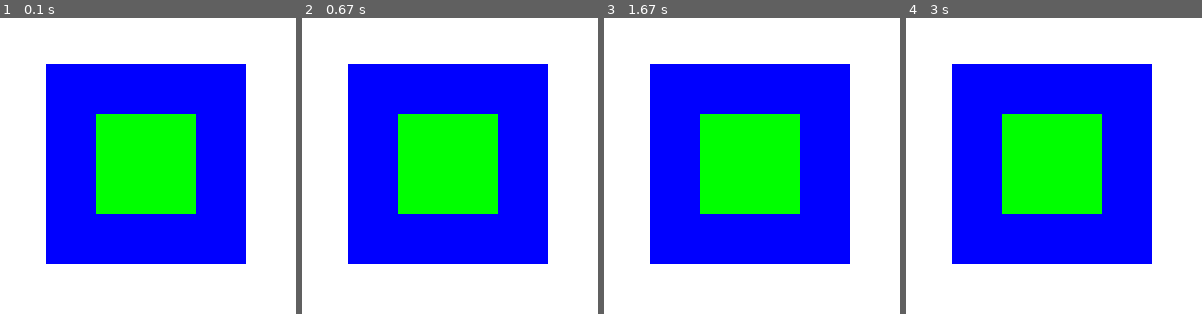
Above: before the commit, frames 1-4 (left to right).
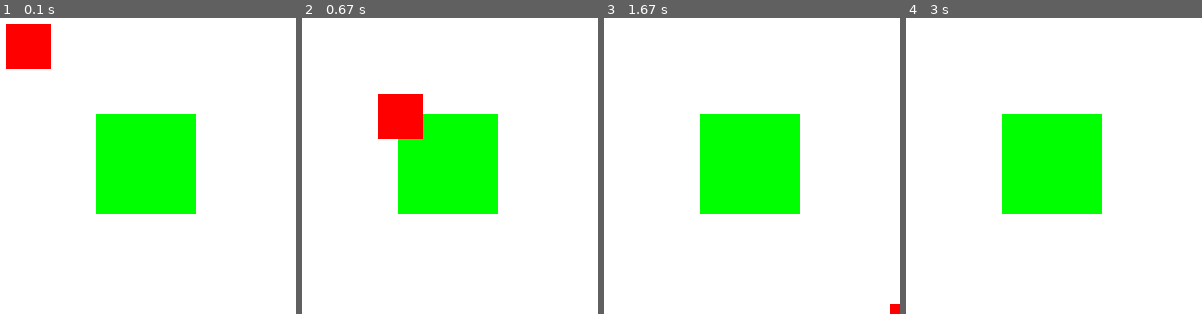
Above: after the commit, the same moments.

Repository: DiegoDenzer/testesPyGame
Game: pygame game, started from main.py
Same seed, same stepped clock (60 frames per second), same inputs: the game is played once before the commit and once after it.
Inputs (mouse positions are in pixels of both pictures, inside the frame that each line leads up to):
- Up to frame 1 (0.1 s): no input
- Up to frame 2 (0.67 s): press the mouse at (376, 166) at 0.37 s; move the mouse to (426, 198) at 0.47 s; release the mouse at (476, 231) at 0.6 s
- Up to frame 3 (1.67 s): press the mouse at (678, 166) at 0.7 s; move the mouse to (731, 177) at 0.8 s; release the mouse at (784, 189) at 0.93 s; press the mouse at (678, 166) at 1.03 s; move the mouse to (707, 204) at 1.13 s; release the mouse at (737, 242) at 1.27 s; press the mouse at (678, 166) at 1.37 s; move the mouse to (752, 186) at 1.47 s; release the mouse at (826, 210) at 1.6 s
- Up to frame 4 (3 s): press the mouse at (980, 166) at 1.7 s; move the mouse to (1068, 204) at 1.8 s; release the mouse at (1154, 242) at 1.93 s

The runs differ from the first frame. In frame 1, 37% of the frame differs, in the area x 2-84%, y 2-84%; in frame 2, 35%; in frame 3, 34%; in frame 4, 34%.

Commit message:
constantes e eventos

Diff:
--- /dev/null
+++ b/constantes.py
@@ -0,0 +1,4 @@
+FUNDO_BRANCO = (255, 255, 255)
+AZUL = (0, 0, 255)
+VERDE = (0, 255, 0)
+VERMELHO = (255, 0, 0)
--- a/main.py
+++ b/main.py
@@ -1,28 +1,35 @@
 import pygame as pg
-
+import constantes as c
 
 def inicio():
     pg.init()
     pg.display.set_caption("teste pygame")
     tela = pg.display.set_mode([300, 300])
     sair = False
-    cor = (255, 255, 255)
-    azul = (0, 0, 255)
-    verde = (0, 255, 0)
+    ret = pg.Rect(10,10, 45, 45)
     relogio = pg.time.Clock()
     sup = pg.Surface((200, 200))
-    sup.fill(azul)
+    sup.fill(c.AZUL)
+    sup2 = pg.Surface((100, 100))
+    sup2.fill(c.VERDE)
+    while sair != True:
 
-    sup2 = pg.Surface((100, 100))
-    sup2.fill(verde)
-    while sair != True:
         for event in pg.event.get():
+
             if event.type == pg.QUIT:
                 sair = True
+
+            if event.type == pg.MOUSEBUTTONDOWN:
+                ret = ret.move(100, 100)
+
+            if event.type == pg.MOUSEMOTION:
+                ret = ret.move(-10, -10)
+
         relogio.tick(30)
-        tela.fill(cor)
-        tela.blit(sup, [50, 50])
+        tela.fill(c.FUNDO_BRANCO)
+       # tela.blit(sup, [50, 50])
         tela.blit(sup2, [100, 100])
+        pg.draw.rect(tela, c.VERMELHO, ret)
         pg.display.update()
 
 
